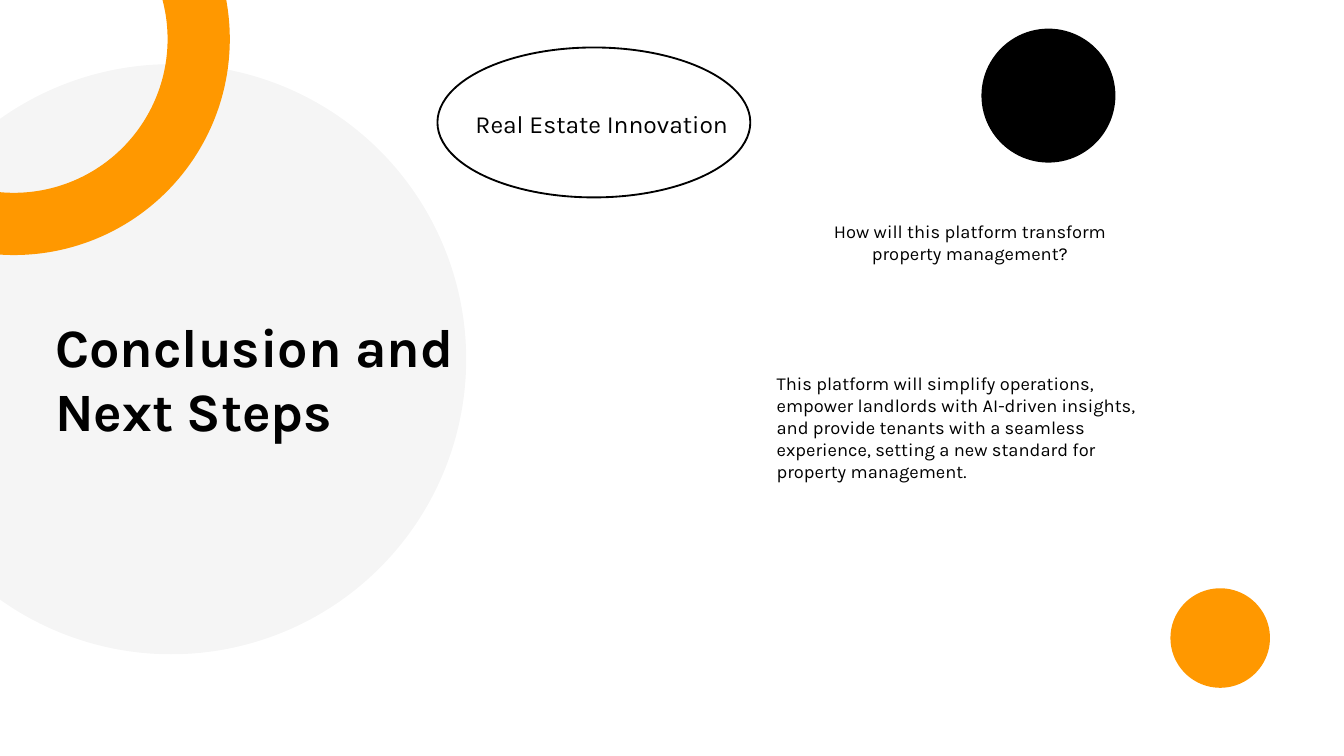
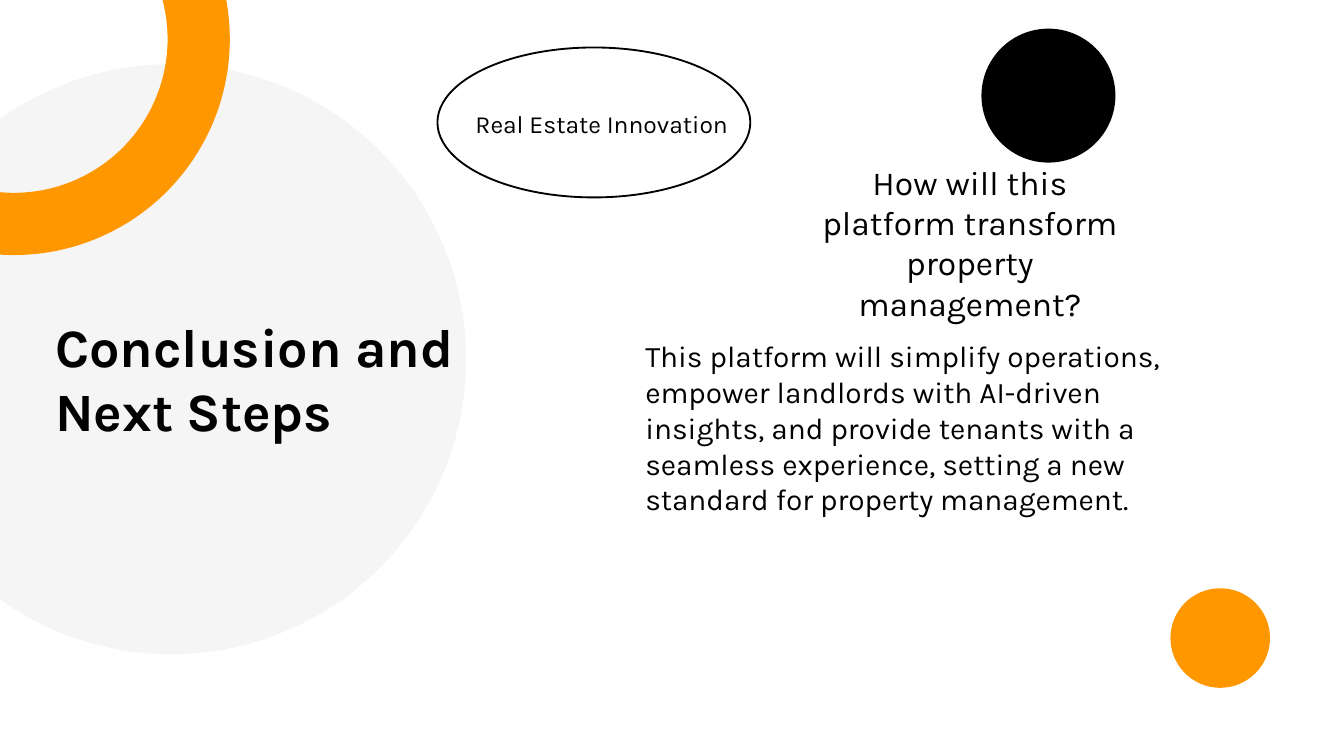
Before and after one commit to oliovio/Property_Management_Business, a slide deck: slide 10 of Real Estate Property Management Platform.pptx. Drawn at 1344x756 pixels with LibreOffice and Linux fonts; fonts in the diff are those of the drawing. Boxes give left, top, right and bottom in pixels: in the first picture for what was removed or moved away, otherwise in the second. Text is boxed around its words. In the diff, an @@ line names an element or a change of style, - is before the commit and + after.

```diff
--- a/Real Estate Property Management Platform.pptx
+++ b/Real Estate Property Management Platform.pptx
@@ text "How will this platform transform ..." at [822, 172, 1118, 324]: size 9.8 to 18 pt @@
@@ text "This platform will simplify operations, ...": place and size @@
-text "This platform will simplify operations, ..." at [777, 377, 1135, 483]
+text "This platform will simplify operations, ..." at [645, 346, 1159, 518]
@@ text "This platform will simplify operations, ..." at [645, 346, 1159, 518]: size 9.8 to 16 pt @@
```
Also in this commit, not shown: 25 other files.
